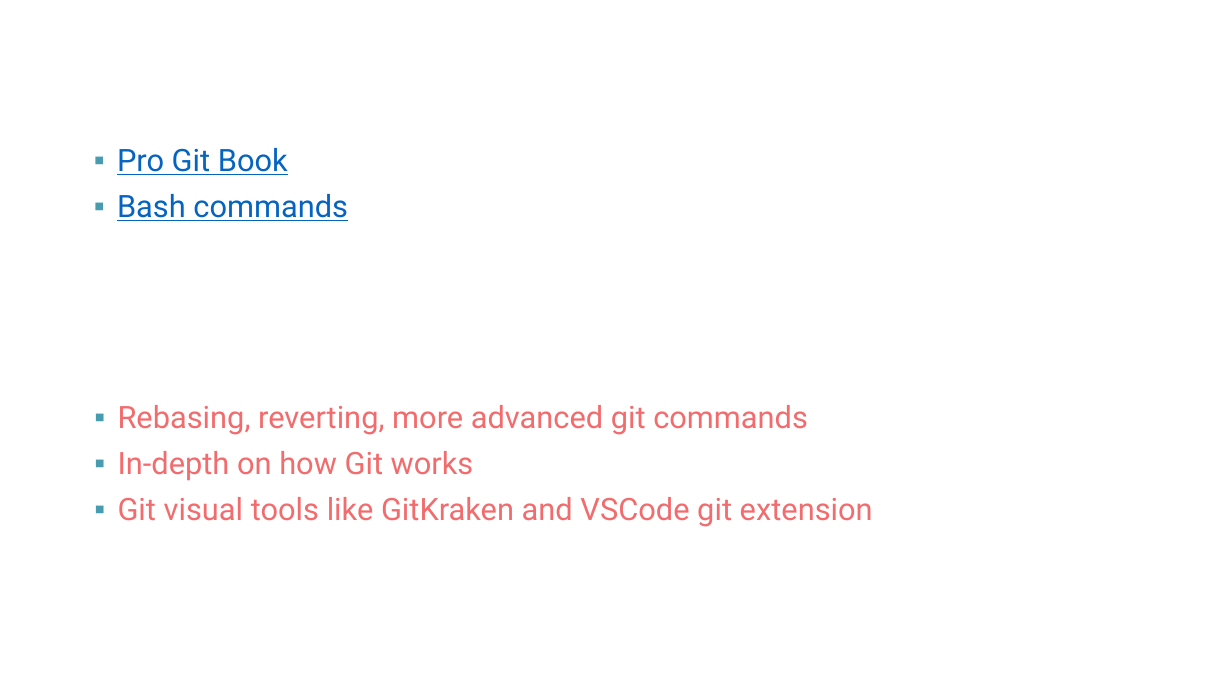
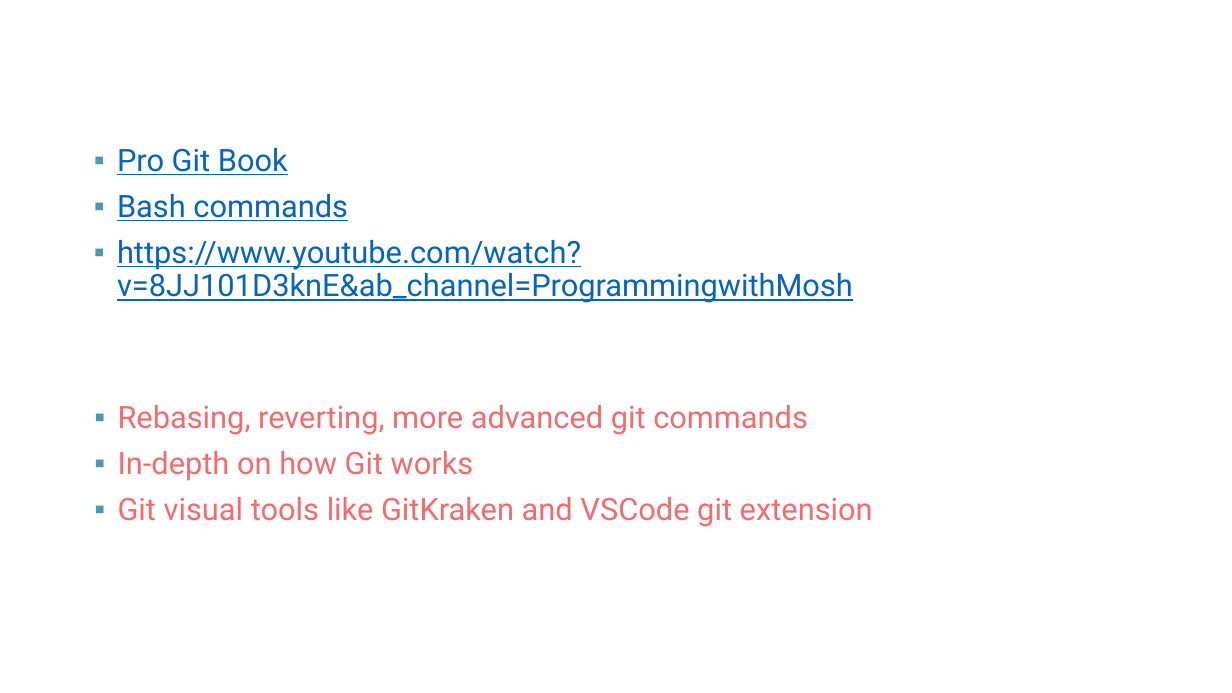
Before and after one commit to Light2Dark/git_tutorial, a slide deck: slide 28 of Git and Github.pptx. Drawn at 1232x693 pixels with LibreOffice and Linux fonts; fonts in the diff are those of the drawing; background and template pictures are left out. Boxes give left, top, right and bottom in pixels: in the first picture for what was removed or moved away, otherwise in the second. Text is boxed around its words. In the diff, an @@ line names an element or a change of style, - is before the commit and + after.

```diff
--- a/Git and Github.pptx
+++ b/Git and Github.pptx
@@ text at (117,240,853,303): paragraph added @@
+▪ https://www.youtube.com/watch?v=8JJ101D3knE&ab_channel=ProgrammingwithMosh
```
Also in this commit, not shown: 5 other slides changed, 1 other file.
